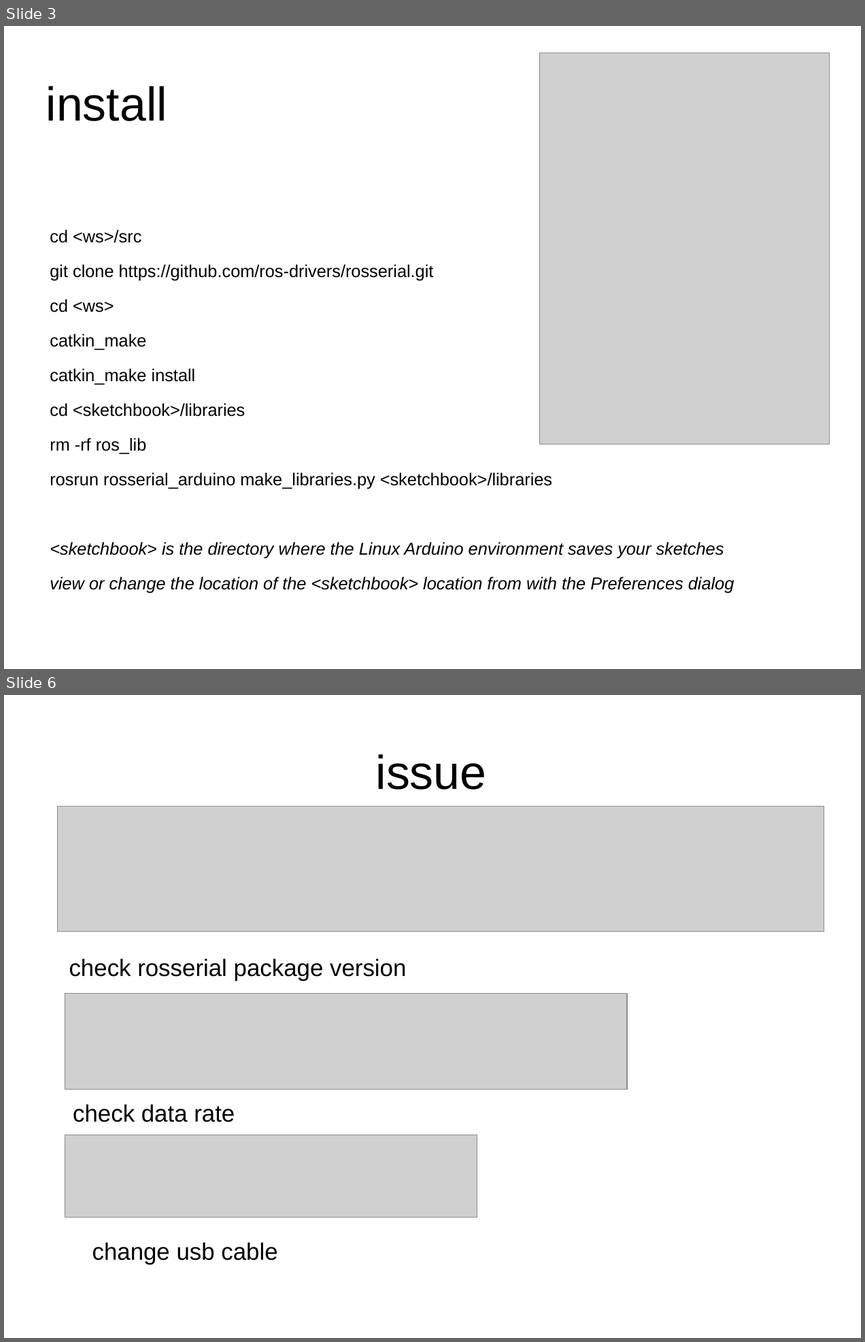
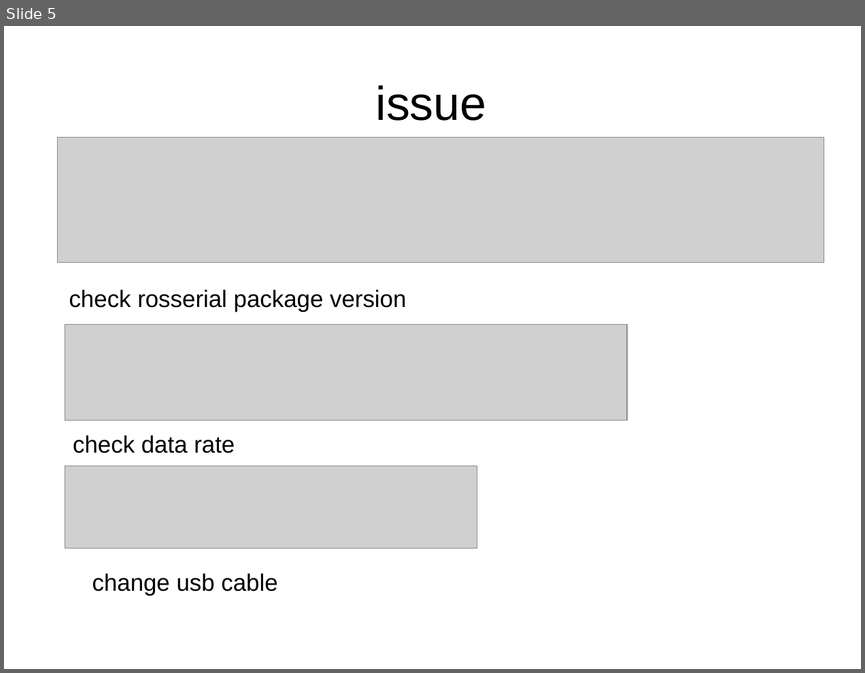
Before and after one commit to usedtolove/ros-study, a slide deck: docs/2.Intermediate/01.serial.ppt. Shown one above the other, each under a label of ours: slides 3 and 6 before the commit, slide 5 after it; the slides between them are not shown. The pictures are 865x1342 and 865x673 pixels, drawn with LibreOffice and Linux fonts; fonts in the diff are those of the drawing; grey boxes stand for pictures. Boxes give left, top, right and bottom in pixels: in the first picture for what was removed or moved away, otherwise in the second. Text is boxed around its words. In the diff, an @@ line names an element or a change of style, - is before the commit and + after.

```diff
--- a/docs/2.Intermediate/01.serial.ppt
+++ b/docs/2.Intermediate/01.serial.ppt
@@ slide 3 removed at box(4, 26, 861, 669), background #FFFFFF @@
@@ picture removed at box(540, 53, 829, 444) @@
@@ title removed at box(46, 86, 167, 121) @@
-install
@@ text removed at box(50, 229, 734, 593) @@
-cd <ws>/src
-git clone https://github.com/ros-drivers/rosserial.git
-cd <ws>
-catkin_make
-catkin_make install
-cd <sketchbook>/libraries
-rm -rf ros_lib
-rosrun rosserial_arduino make_libraries.py <sketchbook>/libraries
-<sketchbook> is the directory where the Linux Arduino environment saves your sketches
-view or change the location of the <sketchbook> location from with the Preferences dialog
@@ what was slide 6 is now slide 5 @@
```
Also in this commit, not shown: 3 slides changed, 9 other files.
